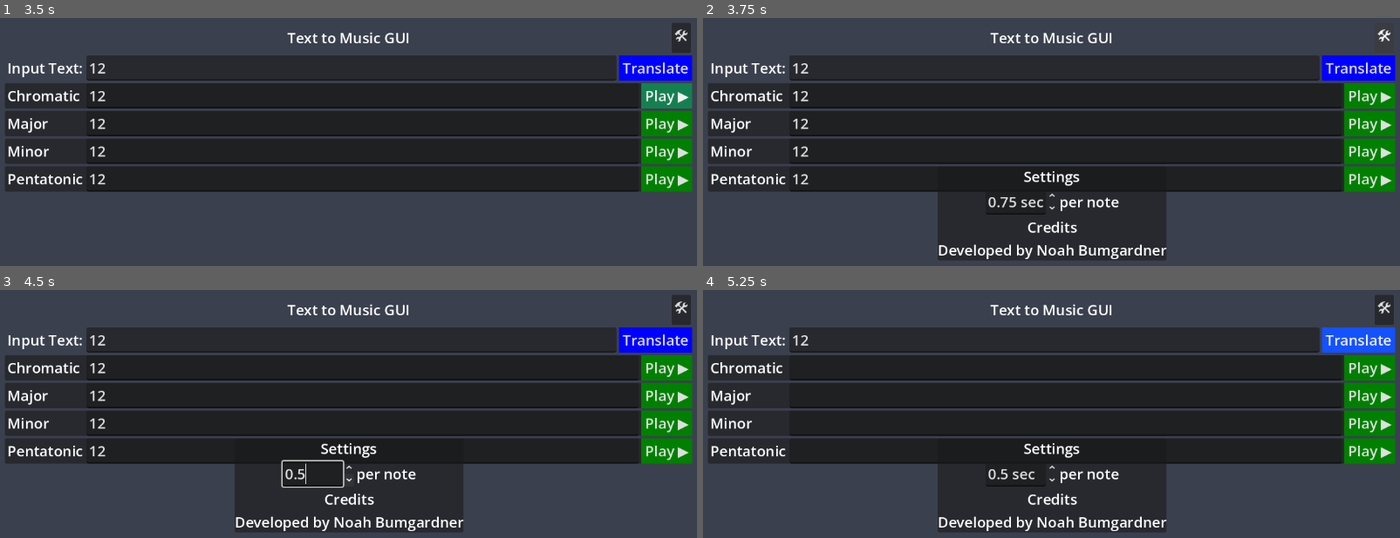
Above: before the commit, frames 1-4 (two rows, left to right).
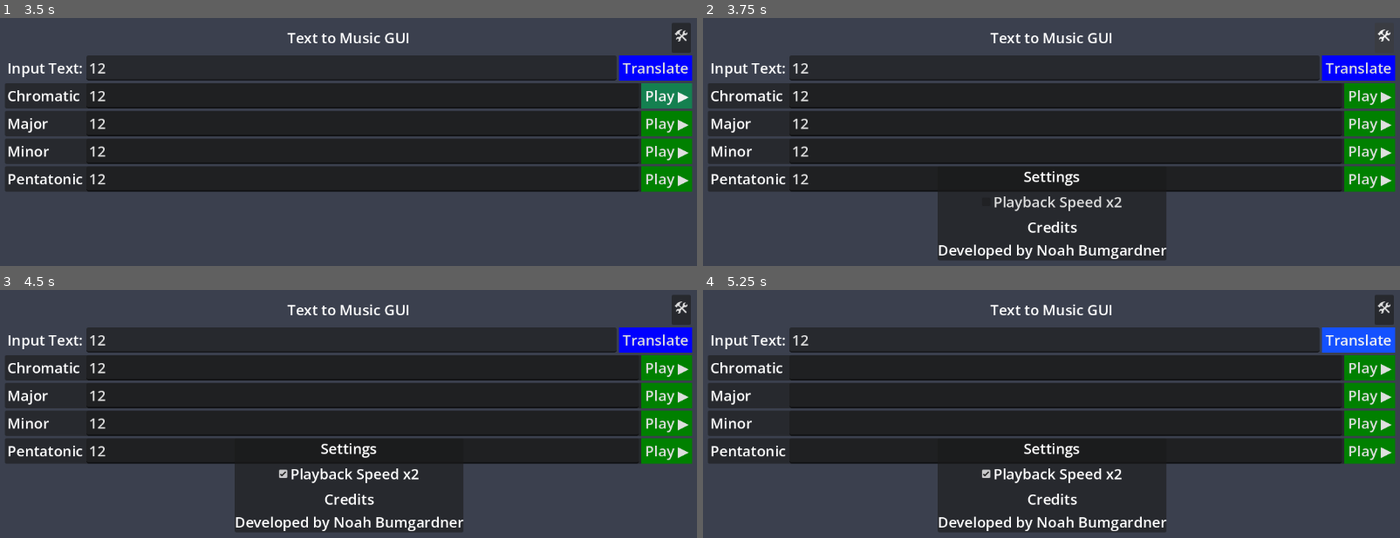
Above: after the commit, the same moments.

Repository: NBumgardner/text-to-music-gui-2015
Game: Godot game, scene res://scenes/text_to_music_gui/text_to_music_gui.tscn
Same seed, same stepped clock (60 frames per second), same inputs: the game is played once before the commit and once after it.
Inputs (mouse positions are in pixels of both pictures, inside the frame that each line leads up to):
- Up to frame 1 (3.5 s): click (348, 67) at 0.52 s; type "12" at 0.6 s; click (362, 94) at 0.75 s; type "12" at 0.83 s; click (362, 124) at 0.98 s; type "12" at 1.07 s; click (362, 151) at 1.27 s; type "12" at 1.35 s; click (362, 179) at 1.5 s; type "12" at 1.58 s; click "Play ▶" at 2 s; click "Play ▶" at 2.75 s
- Up to frame 2 (3.75 s): click "🛠" at 3.5 s
- Up to frame 3 (4.5 s): click (348, 473) at 4.25 s, where only the run after the commit has a clickable "Playback Speed x2"
- Up to frame 4 (5.25 s): click "Translate" at 5 s

Frame 1 is identical in both runs. In frame 2, 0.6% of the frame differs, in the area x 40-61%, y 70-80%; in frame 3, 0.7%, in the area x 40-61%, y 68-80%; in frame 4, 0.6%.

Commit message:
Revert "Give More Control Over Playback Speed"
This reverts commit 82c6c9ae55c2dce323e08ea65d8b4a191fb46fa7.

Diff:
--- a/v2-godot/scenes/settings_menu/settings_menu.gd
+++ b/v2-godot/scenes/settings_menu/settings_menu.gd
@@ -1,15 +1,9 @@
 extends MarginContainer
 
 
-## Emitted when a change in playback speed multiplier setting is requested.
-signal playback_speed_multiplier_change_requested(
-	playback_speed_multiplier: float
-)
+## Emitted when the [i]Turbo mode[/i] checkbox is toggled on or off.
+signal turbo_mode_toggle_requested(toggled_on: bool)
 
 
 func _on_check_box_playback_speed_faster_toggled(toggled_on):
-	if not toggled_on:
-		playback_speed_multiplier_change_requested.emit(1.0)
-		return
-
-	playback_speed_multiplier_change_requested.emit(2.0)
+	turbo_mode_toggle_requested.emit(toggled_on)
--- a/v2-godot/scenes/settings_menu/settings_menu.tscn
+++ b/v2-godot/scenes/settings_menu/settings_menu.tscn
@@ -19,32 +19,9 @@
 horizontal_alignment = 1
 
 [node name="CheckBoxPlaybackSpeedFaster" type="CheckBox" parent="VBoxContainer" unique_id=246409762]
-visible = false
 layout_mode = 2
 size_flags_horizontal = 4
 text = "Playback Speed x2"
-
-[node name="HBoxContainer" type="HBoxContainer" parent="VBoxContainer" unique_id=346074513]
-layout_mode = 2
-alignment = 1
-
-[node name="LabelNoteLength" type="Label" parent="VBoxContainer/HBoxContainer" unique_id=1869612957]
-visible = false
-layout_mode = 2
-text = "Note length"
-
-[node name="SpinBoxNoteLength" type="SpinBox" parent="VBoxContainer/HBoxContainer" unique_id=2061851520]
-layout_mode = 2
-max_value = 99.0
-step = 0.0
-value = 0.75
-update_on_text_changed = true
-suffix = "sec"
-custom_arrow_step = 0.25
-
-[node name="LabelPerNote" type="Label" parent="VBoxContainer/HBoxContainer" unique_id=768882975]
-layout_mode = 2
-text = "per note"
 
 [node name="LabelCredits" type="Label" parent="VBoxContainer" unique_id=1849461927]
 layout_mode = 2
